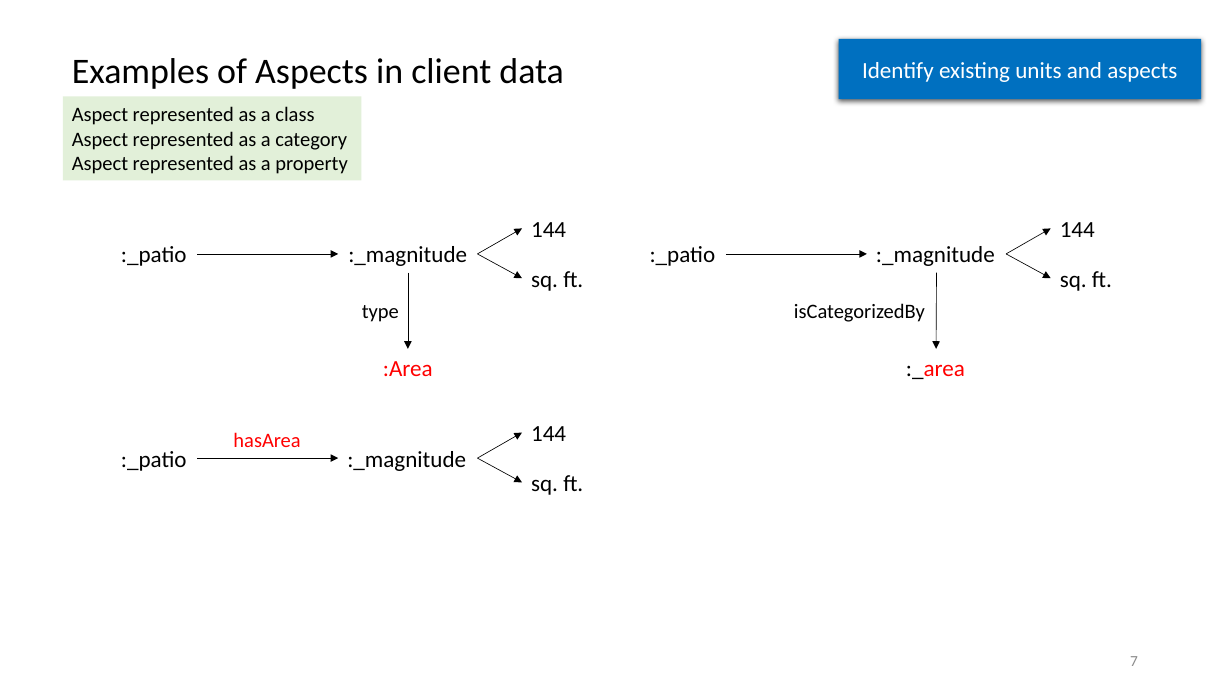
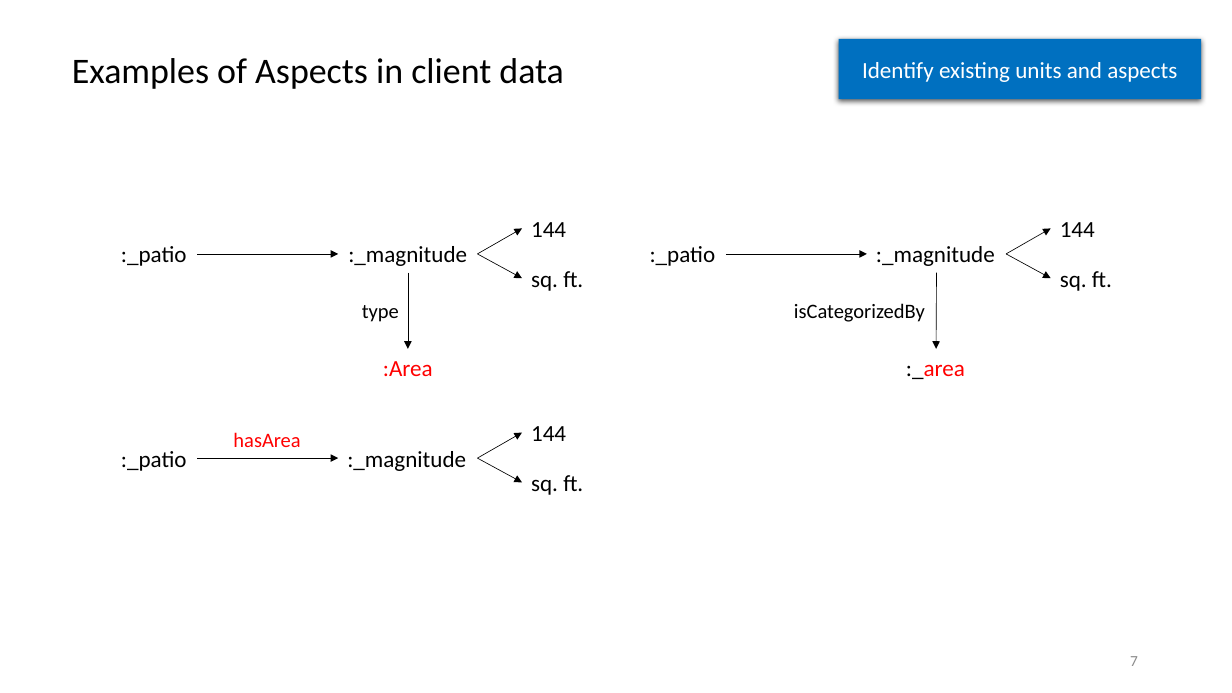
Before and after one commit to semanticarts/gist, a slide deck: slide 7 of migration/v13.0/uomDataConversion.pptx. Drawn at 1232x693 pixels with LibreOffice and Linux fonts; fonts in the diff are those of the drawing. Boxes give left, top, right and bottom in pixels: in the first picture for what was removed or moved away, otherwise in the second. Text is boxed around its words. In the diff, an @@ line names an element or a change of style, - is before the commit and + after.

Commit message:
removed redundant text in diagram

```diff
--- a/migration/v13.0/uomDataConversion.pptx
+++ b/migration/v13.0/uomDataConversion.pptx
@@ rectangle removed at (63,96,361,180) @@
-Aspect represented as a class
-Aspect represented as a category
-Aspect represented as a property
```
